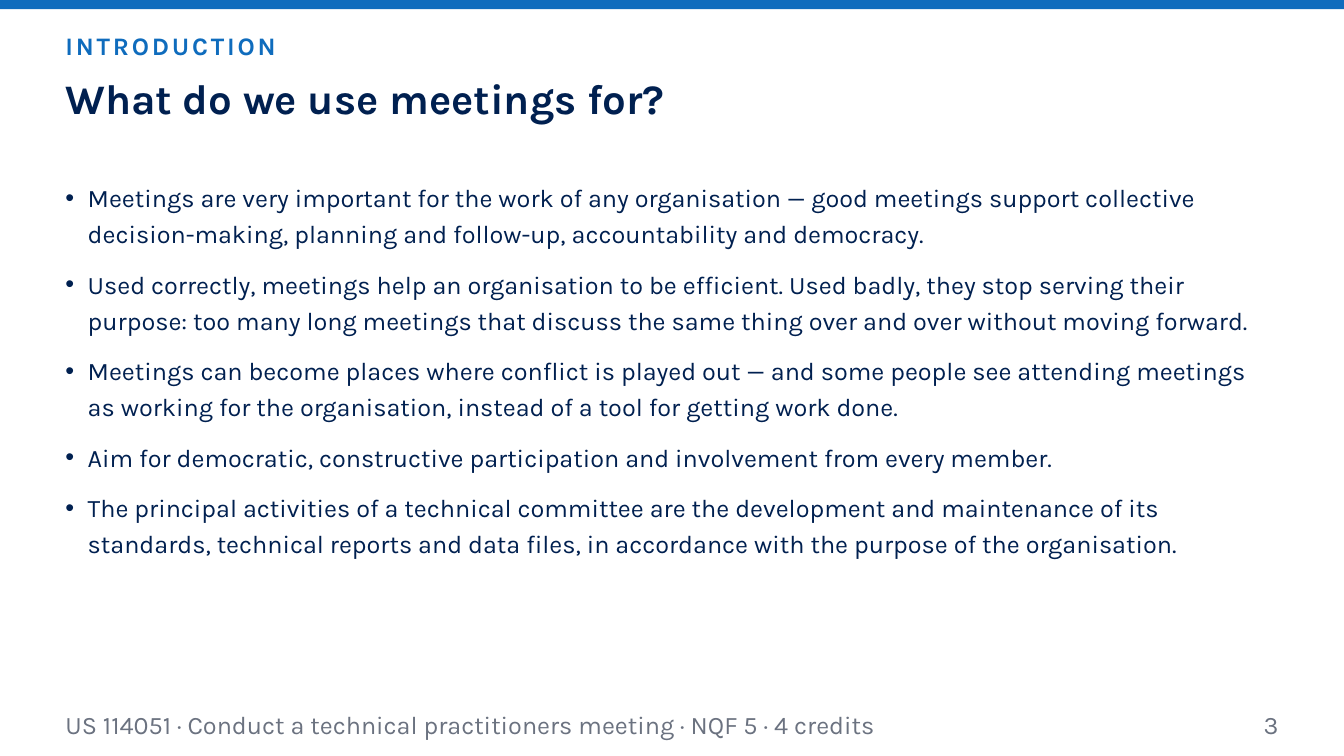
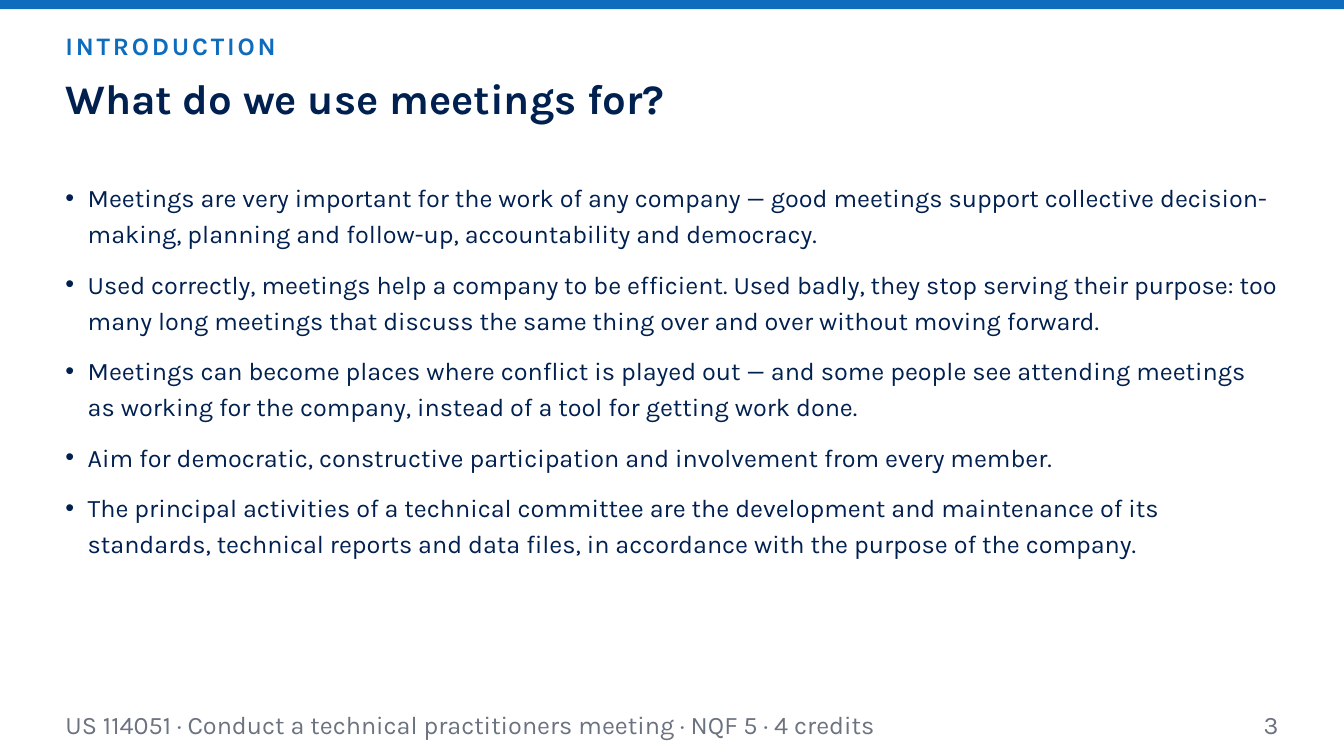
Before and after one commit to andrekyle/ITsystemsupport, a slide deck: slide 3 of public/downloads/US-114051-L1-Knowledge-of-Meetings.pptx. Drawn at 1344x756 pixels with LibreOffice and Linux fonts; fonts in the diff are those of the drawing. Boxes give left, top, right and bottom in pixels: in the first picture for what was removed or moved away, otherwise in the second. Text is boxed around its words. In the diff, an @@ line names an element or a change of style, - is before the commit and + after.

```diff
--- a/public/downloads/US-114051-L1-Knowledge-of-Meetings.pptx
+++ b/public/downloads/US-114051-L1-Knowledge-of-Meetings.pptx
@@ text at (88, 189, 1277, 423): text changed @@
-• Meetings are very important for the work of any organisation — good meetings support collective decision-making, planning and follow-up, accountability and democracy.
-• Used correctly, meetings help an organisation to be efficient. Used badly, they stop serving their purpose: too many long meetings that discuss the same thing over and over without moving forward.
-• Meetings can become places where conflict is played out — and some people see attending meetings as working for the organisation, instead of a tool for getting work done.
+• Meetings are very important for the work of any company — good meetings support collective decision-making, planning and follow-up, accountability and democracy.
+• Used correctly, meetings help a company to be efficient. Used badly, they stop serving their purpose: too many long meetings that discuss the same thing over and over without moving forward.
+• Meetings can become places where conflict is played out — and some people see attending meetings as working for the company, instead of a tool for getting work done.
@@ text at (88, 499, 1158, 560): text changed @@
-• The principal activities of a technical committee are the development and maintenance of its standards, technical reports and data files, in accordance with the purpose of the organisation.
+• The principal activities of a technical committee are the development and maintenance of its standards, technical reports and data files, in accordance with the purpose of the company.
```
Also in this commit, not shown: 7 other slides changed, 19 other files.
